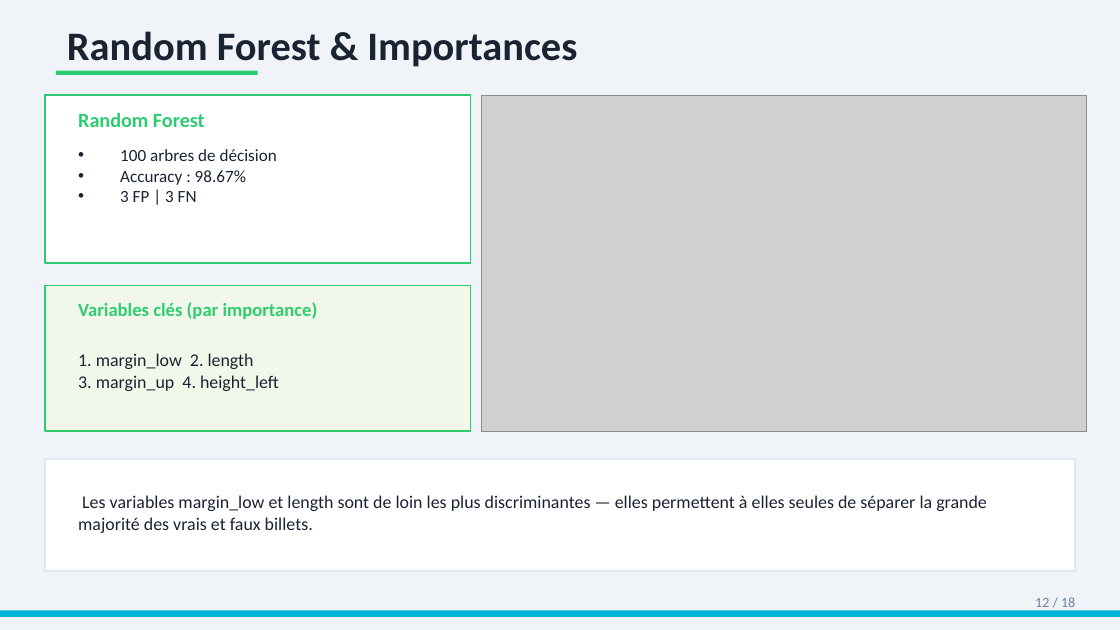
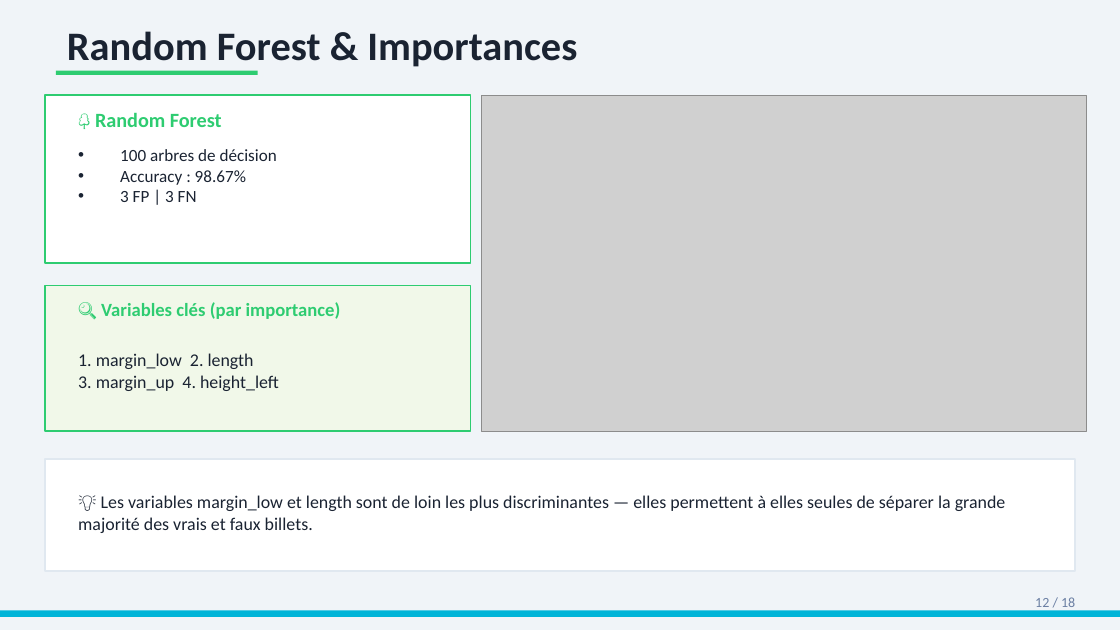
Before and after one commit to TheGoatLucien/Data_analyst, a slide deck: slide 12 of projets/projet 12/files/Presentation_P12_Detection_Faux_Billets.pptx. Drawn at 1120x630 pixels with LibreOffice and Linux fonts; fonts in the diff are those of the drawing; grey boxes stand for pictures. Boxes give left, top, right and bottom in pixels: in the first picture for what was removed or moved away, otherwise in the second. Text is boxed around its words. In the diff, an @@ line names an element or a change of style, - is before the commit and + after.

```diff
--- a/projets/projet 12/files/Presentation_P12_Detection_Faux_Billets.pptx
+++ b/projets/projet 12/files/Presentation_P12_Detection_Faux_Billets.pptx
@@ text at bbox=[95, 112, 222, 127]: text changed @@
-Random Forest
+🌳 Random Forest
@@ text at bbox=[101, 302, 341, 319]: text changed @@
-Variables clés (par importance)
+🔍 Variables clés (par importance)
@@ text at bbox=[78, 495, 1006, 533]: text changed @@
-Les variables margin_low et length sont de loin les plus discriminantes — elles permettent à elles seules de séparer la grande majorité des vrais et faux billets.
+💡 Les variables margin_low et length sont de loin les plus discriminantes — elles permettent à elles seules de séparer la grande majorité des vrais et faux billets.
```
Also in this commit, not shown: 10 other slides changed, 4 other files.
